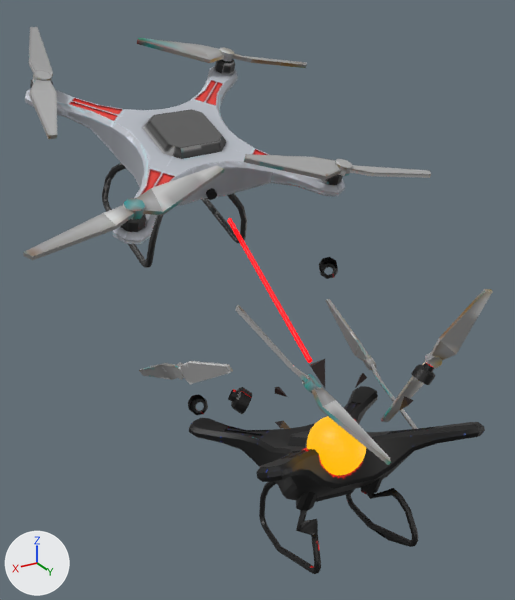
Renders of the glTF model public/models/drone.glb from each side of a commit.
Before and after are seen from a camera (50 mm lens) standing at (11.3, 20.3, 16.0) and looking at (-0.7, 0.5, 6.1). Arrows for +X, +Y and +Z are at lower left; the lights stay in place. Where no turn or scale is listed for an object, it has been applied to the vertices.

Objects in the first picture: 'Cylinder', 'MainBody', 'MainBody.001', 'MainBody.002', 'MainBody.003', 'MainBody.004', 'MainBody.005', 'Sphere', 'Wing1', 'Wing1.001', 'Wing2', 'Wing2.001', 'Wing3', 'Wing3.001', 'Wing4', 'Wing4.001'.
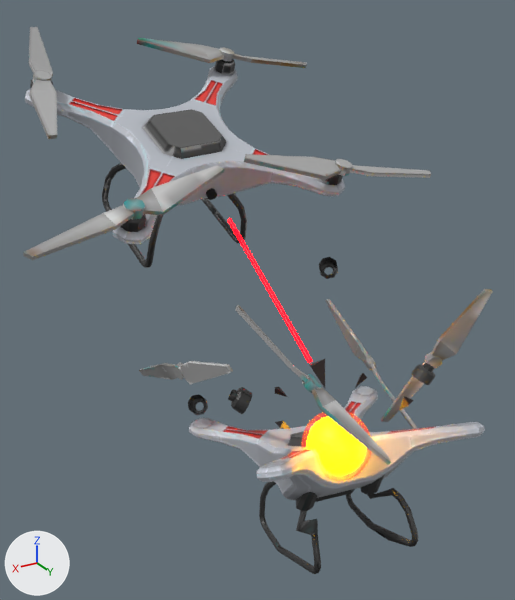
Boxes (x1, y1, x2, y2) around the edits, measured in the pictures (515 x 600 px):
'MainBody.001', surface changed (black to grey)
    both: (189, 386, 485, 574)
'Sphere.001', added
    after: (301, 411, 371, 481)
'Sphere', surface changed
    both: (307, 416, 366, 475)
'MainBody.005', surface changed
    both: (228, 387, 252, 414)
'MainBody.004', surface changed (black to grey)
    both: (411, 363, 435, 385)
'MainBody.002', surface changed
    both: (188, 394, 208, 415)

The change, as a list of edits to the scene's bpy script:
```text
Add img_droneuvmapped_lowpolydrone_albedotransparency___copy:
    img_droneuvmapped_lowpolydrone_albedotransparency___copy = load_image('DroneUvMapped_LowPolyDrone_AlbedoTransparency - Copy', '_unpacked/DroneUvMapped_LowPolyDrone_AlbedoTransparency_-_Copy', 200, 200, 'sRGB')
Change mat_lowpolydrone_001:
    mat_lowpolydrone_001.texture: img_droneuvmapped_lowpolydrone_albedotransparency -> img_droneuvmapped_lowpolydrone_albedotransparency___copy
Change mat_material_003:
    mat_material_003.emission_strength: 1.0 -> 31.7
Add mat_material_006:
    mat_material_006 = principled_material('Material.006')
    mat_material_006.base_color = (0.0, 0.0, 0.0)  # black #000000
    mat_material_006.alpha = 0.432
    mat_material_006.emission_color = (1.0, 0.0542, 0.0194)  # red #ff4226
    mat_material_006.emission_strength = 1.0
Add me_sphere_001:
    me_sphere_001.from_pydata(...)  # a UV sphere (32 segments, 16 rings, poles along z) spanning x -0.99..0.99, y -0.99..0.99, z -0.99..0.99
    me_sphere_001.materials.append(mat_material_006)  # black #000000
Add ob_sphere_001:
    ob_sphere_001 = bpy.data.objects.new('Sphere.001', me_sphere_001)
    ob_sphere_001.location = (0.71, 7.05, 4.36)
```
